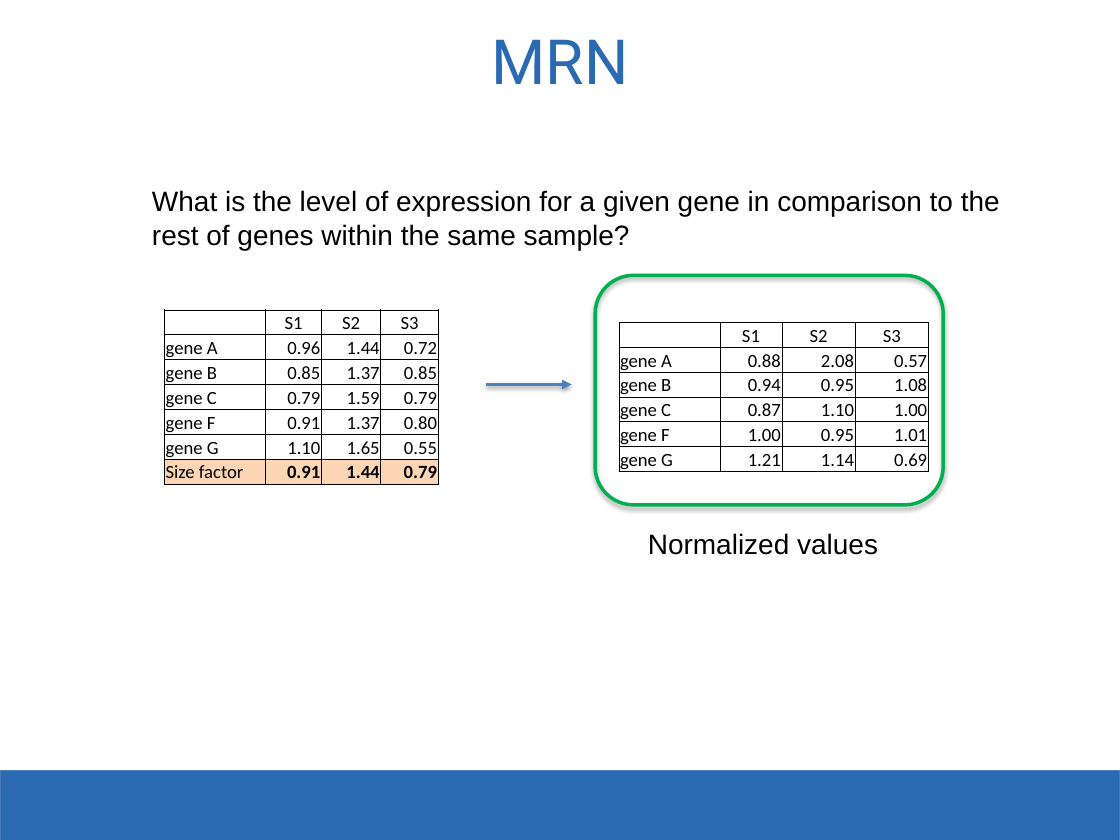
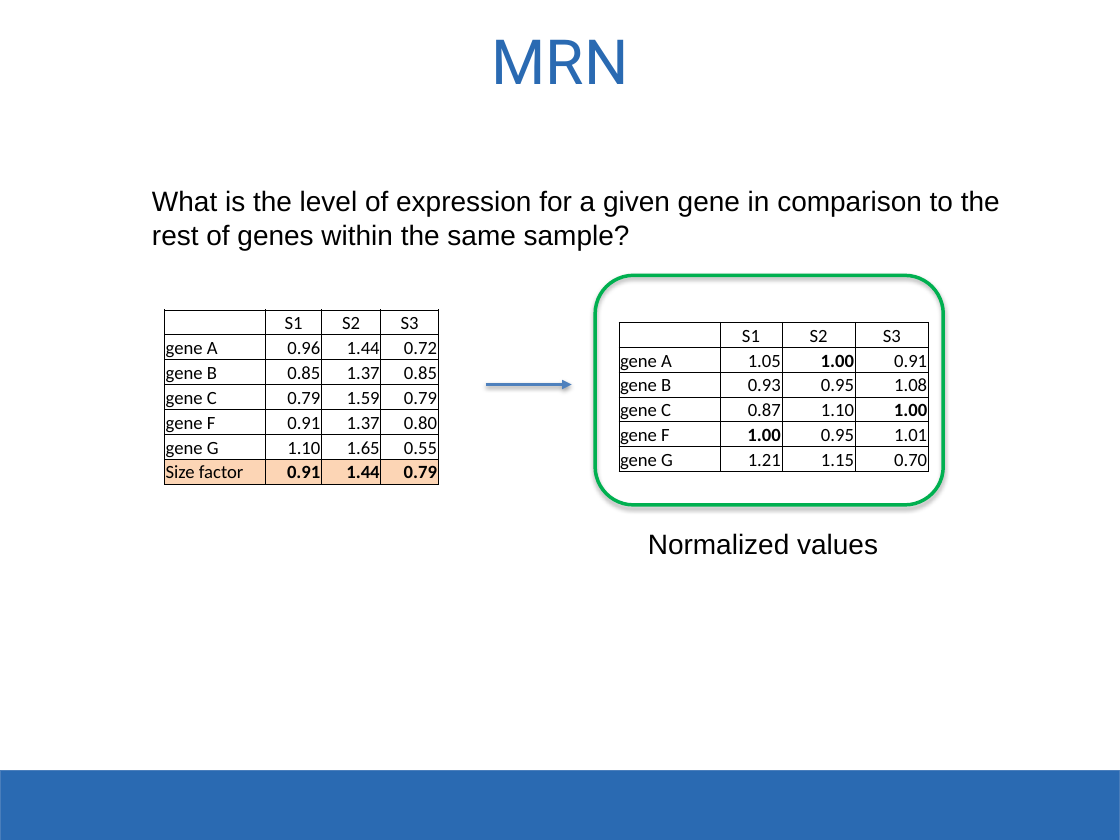
Before and after one commit to SysBioChalmers/KMG060-Systems-Biology-course, a slide deck: slide 25 of Exercise1_RNAseq_Analysis/KMG060-Exercise1.pptx. Drawn at 1120x840 pixels with LibreOffice and Linux fonts; fonts in the diff are those of the drawing; background and template pictures are left out. Boxes give left, top, right and bottom in pixels: in the first picture for what was removed or moved away, otherwise in the second. Text is boxed around its words. In the diff, an @@ line names an element or a change of style, - is before the commit and + after.

```diff
--- a/Exercise1_RNAseq_Analysis/KMG060-Exercise1.pptx
+++ b/Exercise1_RNAseq_Analysis/KMG060-Exercise1.pptx
@@ table at (x1=619, y1=323, x2=927, y2=476) @@
-row 2: gene A | 0.88 | 2.08 | 0.57
+row 2: gene A | 1.05 | 1.00 | 0.91
-row 3, column 2: 0.94
+row 3, column 2: 0.93
-row 6, column 3: 1.14
+row 6, column 3: 1.15
-row 6, column 4: 0.69
+row 6, column 4: 0.70
@@ bold on in "1.00", "1.00" @@
```
Also in this commit, not shown: 2 other slides changed, 1 slide removed.
